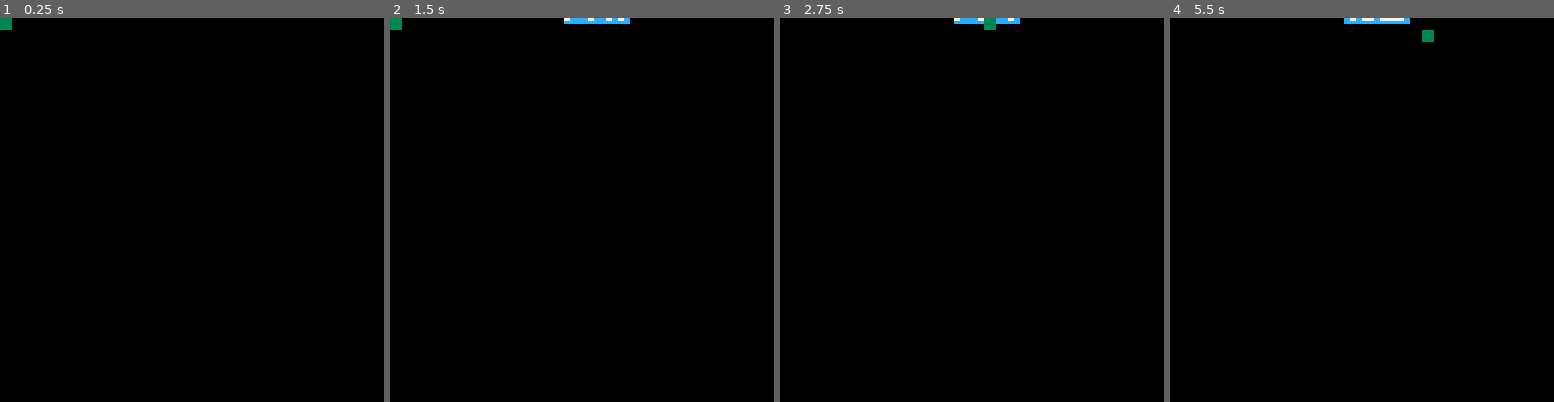
Above: before the commit, frames 1-4 (left to right).
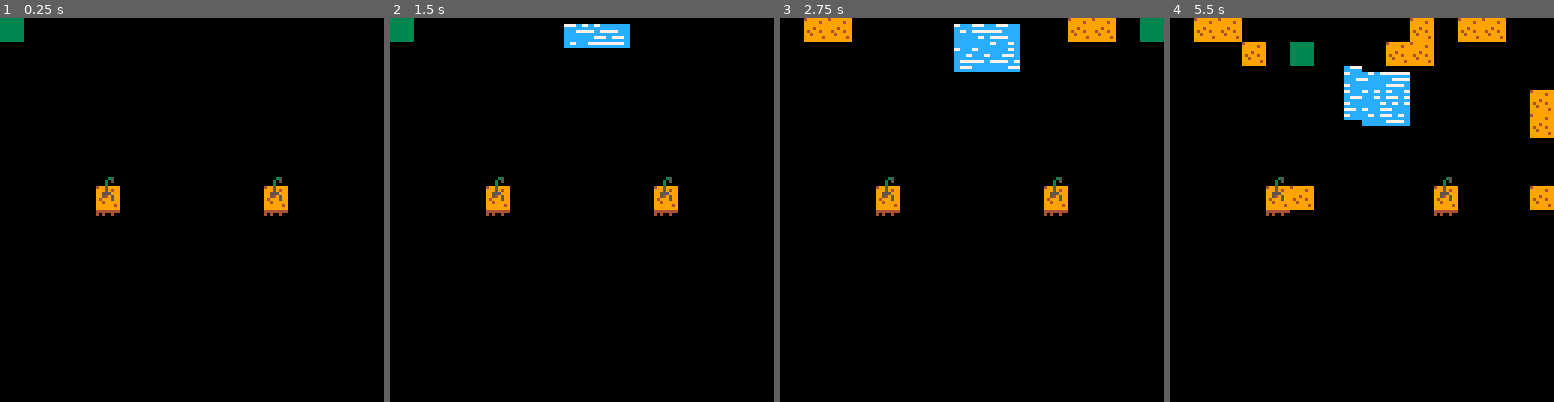
Above: after the commit, the same moments.

Repository: t-mw/herbarium
Game: PICO-8 cartridge ld38.p8
The game is run twice, just before and just after one commit, with the same random seed, the same clock (stepped at 60 frames per second) and the same inputs.
Inputs:
- Up to frame 1 (0.25 s): no input
- Up to frame 2 (1.5 s): tap X (X key) at 0.33, 1.07 s; tap O (Z key) at 0.7 s
- Up to frame 3 (2.75 s): hold Right 1.6-2.1 s; tap O (Z key) at 1.7, 2.1, 2.5 s; tap X (X key) at 1.85 s; hold Up 2.15-2.42 s; hold Right from 2.47 s (still down)
- Up to frame 4 (5.5 s): tap O (Z key) every 0.4 s from 2.9 to 5.3 s; tap X (X key) at 2.97, 4.08, 5.2 s; release Right at 3.03 s; hold Left 3.08-3.58 s; hold Down 3.63-3.97 s; hold Right 4.02-4.68 s; hold Up 4.73-5.03 s; hold Left from 5.08 s (still down)

The runs differ from the first frame. In frame 1, 1.3% of the frame differs, in the area x 0-75%, y 0-52%; in frame 2, 2.6%; in frame 3, 5.3%; in frame 4, 8.7%, in the area x 6-100%, y 0-52%.

Commit message:
Draw/edit map

Diff:
--- a/ld38.p8
+++ b/ld38.p8
@@ -2,6 +2,15 @@
 version 8
 __lua__
 
+local sprite = {
+  empty=0,
+  dry_earth=1
+}
+
+local sprite_flag = {
+  is_solid=0, is_frozen=1
+}
+
 local voxel_px_size = 2
 local voxel_dim_x = 128 / voxel_px_size
 local voxel_dim_y = 128 / voxel_px_size
@@ -14,7 +23,7 @@
 local state_voxel_horz_vel = {}
 local state_update_voxel_ptr = voxel_dim_x * voxel_dim_y
 
-local voxels_per_cell = 2
+local voxels_per_cell = 4
 local cell_px_size = voxel_px_size * voxels_per_cell
 local cell_dim_x = voxel_dim_x / voxels_per_cell
 local cell_dim_y = voxel_dim_y / voxels_per_cell
@@ -26,6 +35,9 @@
 local state_cells = {}
 local state_cell_x = 1
 local state_cell_y = 1
+
+local state_loaded_map = 0
+local state_target_map = 1
 
 function from_2d_voxel_idx(x, y)
   return ((x - 1) * voxel_dim_y) + y
@@ -64,7 +76,16 @@
 
 run_tests()
 
-function set_voxel_by_cell(cell_x, cell_y, set_to)
+function map_id_to_pos(id)
+  return (id - 1) * 16, 0, 16, 16
+end
+
+function cell_to_map_pos(map_id, x, y)
+  local map_x, map_y = map_id_to_pos(map_id)
+  return map_x + (x - 1), map_y + (y - 1)
+end
+
+function are_cell_voxels_empty(cell_x, cell_y)
   local x1 = (cell_x - 1) * voxels_per_cell + 1
   local y1 = (cell_y - 1) * voxels_per_cell + 1
   local x2 = x1 + voxels_per_cell - 1
@@ -72,27 +93,62 @@
 
   for x=x1,x2 do
     for y=y1,y2 do
+      if state_voxels[from_2d_voxel_idx(x, y)] != voxel_type.empty then
+        return false
+      end
+    end
+  end
+
+  return true
+end
+
+function set_cell_voxels(cell_x, cell_y, set_to)
+  local x1 = (cell_x - 1) * voxels_per_cell + 1
+  local y1 = (cell_y - 1) * voxels_per_cell + 1
+  local x2 = x1 + voxels_per_cell - 1
+  local y2 = y1 + voxels_per_cell - 1
+
+  for x=x1,x2 do
+    for y=y1,y2 do
       local idx = from_2d_voxel_idx(x, y)
 
       if (set_to == voxel_type.empty and
-          state_voxels[idx] == voxel_type.solid) or
-      state_voxels[idx] == voxel_type.empty then
+            state_voxels[idx] == voxel_type.solid) or
+      set_to != voxel_type.empty then
         state_voxels[idx] = set_to
       end
     end
   end
 end
 
-for x=1,cell_dim_x do
-  for y=1,cell_dim_y do
-    local idx = from_2d_cell_idx(x, y)
-    state_cells[idx] = cell_type.empty
+function update_voxels_from_map(map_id)
+  for x=1,voxel_dim_x do
+    for y=1,voxel_dim_y do
+      local idx = from_2d_voxel_idx(x, y)
+
+      if state_voxels[idx] != voxel_type.water then
+        state_voxels[idx] = voxel_type.empty
+        state_voxel_horz_vel[idx] = 0
+      end
+    end
+  end
+
+  for x=1,cell_dim_x do
+    for y=1,cell_dim_y do
+      local idx = from_2d_cell_idx(x, y)
+      state_cells[idx] = cell_type.empty
+
+      local map_x, map_y = cell_to_map_pos(map_id, x, y)
+      local is_solid = fget(mget(map_x, map_y), sprite_flag.is_solid)
+
+      if is_solid then
+        set_cell_voxels(x, y, voxel_type.solid)
+      end
+    end
   end
 end
 
 function update_voxels()
-
-
   local process_limit = 432
 
   if update_counter % 10 == 0 and update_counter < 100 then
@@ -212,12 +268,22 @@
     state_cell_y = min(state_cell_y + 1, cell_dim_y)
   end
 
-  if btn(4) then
-    set_voxel_by_cell(state_cell_x, state_cell_y, voxel_type.solid)
-  end
-
-  if btn(5) then
-    set_voxel_by_cell(state_cell_x, state_cell_y, voxel_type.empty)
+  local map_x, map_y = cell_to_map_pos(
+    state_target_map,
+    state_cell_x,
+    state_cell_y
+  )
+
+  if btn(4) and
+    are_cell_voxels_empty(state_cell_x, state_cell_y) and
+  not fget(mget(map_x, map_y), sprite_flag.is_frozen) then
+    set_cell_voxels(state_cell_x, state_cell_y, voxel_type.solid)
+    mset(map_x, map_y, sprite.dry_earth)
+  end
+
+  if btn(5) and not fget(mget(map_x, map_y), sprite_flag.is_frozen) then
+    set_cell_voxels(state_cell_x, state_cell_y, voxel_type.empty)
+    mset(map_x, map_y, sprite.empty)
   end
 end
 
@@ -227,6 +293,11 @@
 
   update_voxels()
   update_input()
+
+  if state_loaded_map != state_target_map then
+    update_voxels_from_map(state_target_map)
+    state_loaded_map = state_target_map
+  end
 end
 
 function draw_voxel(x, y, clr1, clr2)
@@ -257,14 +328,19 @@
   rectfill(x1, y1, x2 - 1, y2 - 1, clr)
 end
 
+function draw_map(map_id)
+  local x, y, w, h = map_id_to_pos(map_id)
+  map(x, y, 0, 0, w, h)
+end
+
 draw_counter = 1
 function _draw()
   draw_counter += 1
 
+  cls()
+
   -- seed random number so that shimmering happens at half-speed
   srand(flr(draw_counter / 2))
-
-  cls()
 
   -- draw state_voxels
   for x=1,voxel_dim_x do
@@ -272,20 +348,14 @@
       local vxl = state_voxels[from_2d_voxel_idx(x, y)]
       if vxl == voxel_type.water then
         draw_voxel(x, y, 12, 7)
-      elseif vxl == voxel_type.solid then
-        draw_voxel(x, y, 2, 2)
       end
     end
   end
 
-  for x=1,cell_dim_x do
-    for y=1,cell_dim_y do
-      local cell = state_cells[from_2d_cell_idx(x, y)]
-      if cell == cell_type.solid then
-        draw_cell(x, y, 4)
-      end
-    end
-  end
+  if state_loaded_map > 0 then
+    draw_map(state_loaded_map)
+  end
+
   draw_cell(state_cell_x, state_cell_y, 3)
 end
 __gfx__
@@ -419,7 +489,7 @@
 00000000000000000000000000000000000000000000000000000000000000000000000000000000000000000000000000000000000000000000000000000000
 
 __gff__
-0000000000000101010100000000000000000000000001010101000000000000000000000000000000000000000000000000000000000000000000000000000000000000000000000000000000000000000000000000000000000000000000000000000000000000000000000000000000000000000000000000000000000000
+0000000000000202020200000000000000000000000003030303000000000000000000000000000000000000000000000000000000000000000000000000000000000000000000000000000000000000000000000000000000000000000000000000000000000000000000000000000000000000000000000000000000000000
 0000000000000000000000000000000000000000000000000000000000000000000000000000000000000000000000000000000000000000000000000000000000000000000000000000000000000000000000000000000000000000000000000000000000000000000000000000000000000000000000000000000000000000
 __map__
 0000000000000000000000000000000000000000000000000000000000000000000000000000000000000000000000000000000000000000000000000000000000000000000000000000000000000000000000000000000000000000000000000000000000000000000000000000000000000000000000000000000000000000
